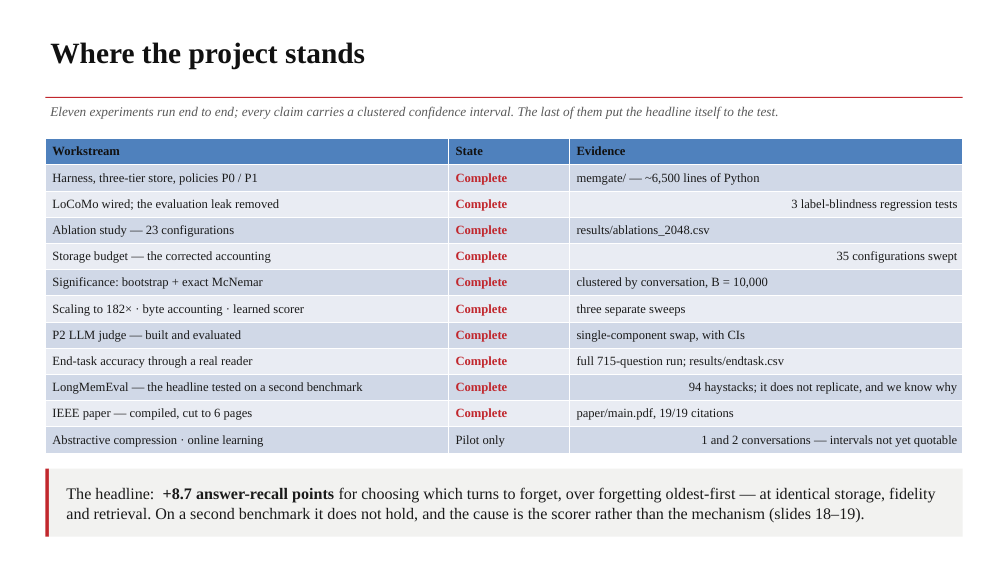
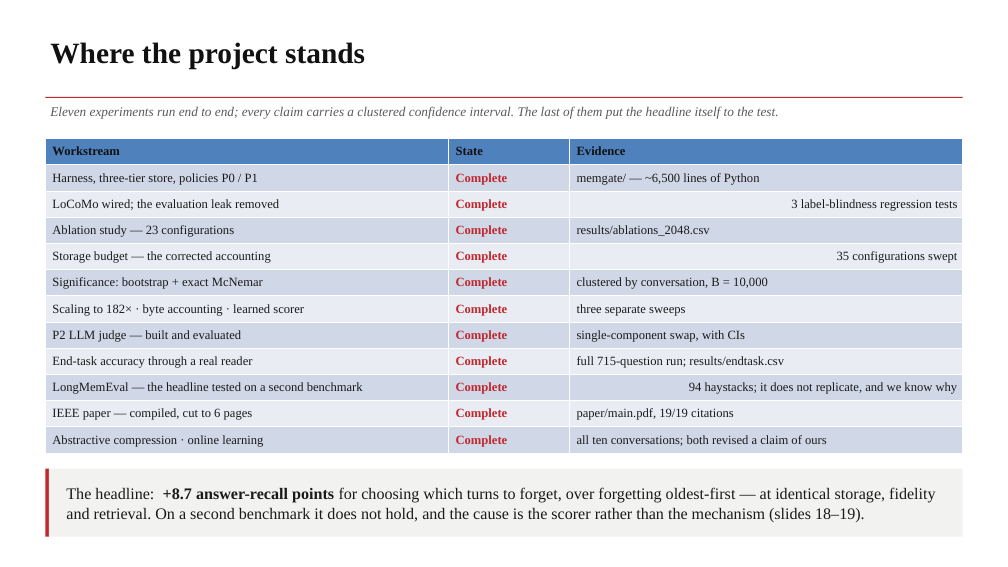
Before and after one commit to ruthme1ster/MemGate, a slide deck: slide 2 of MemGate_Capstone_Review2_NMIMS.pptx. Drawn at 1008x567 pixels with LibreOffice and Linux fonts; fonts in the diff are those of the drawing. Boxes give left, top, right and bottom in pixels: in the first picture for what was removed or moved away, otherwise in the second. Text is boxed around its words. In the diff, an @@ line names an element or a change of style, - is before the commit and + after.

```diff
--- a/MemGate_Capstone_Review2_NMIMS.pptx
+++ b/MemGate_Capstone_Review2_NMIMS.pptx
@@ table at <box>45,139,963,453</box> @@
-row 12, column 2: Pilot only
+row 12, column 2: Complete
-row 12, column 3: 1 and 2 conversations — intervals not yet quotable
+row 12, column 3: all ten conversations; both revised a claim of ours
```
Also in this commit, not shown: 1 other slide changed, 9 other files.
